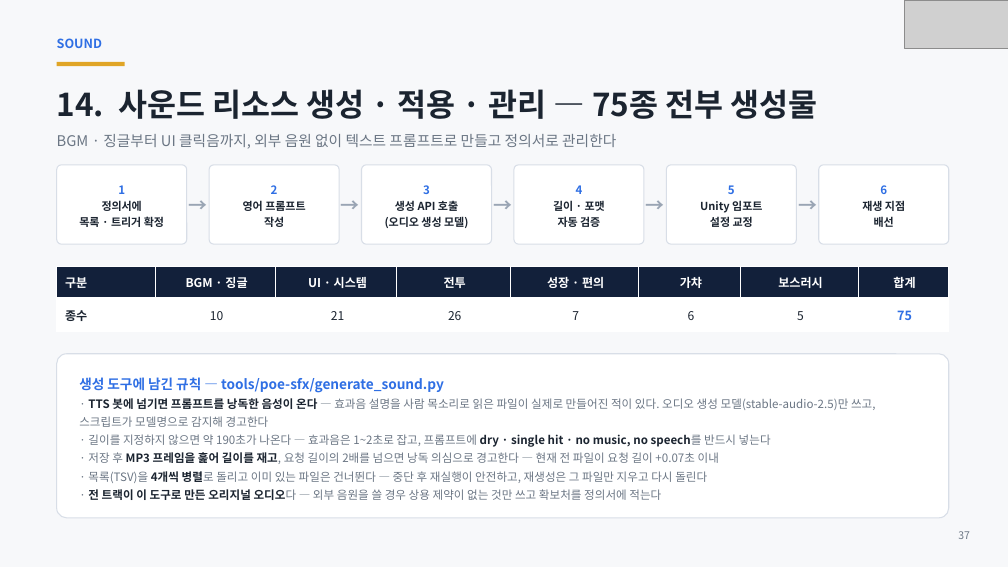
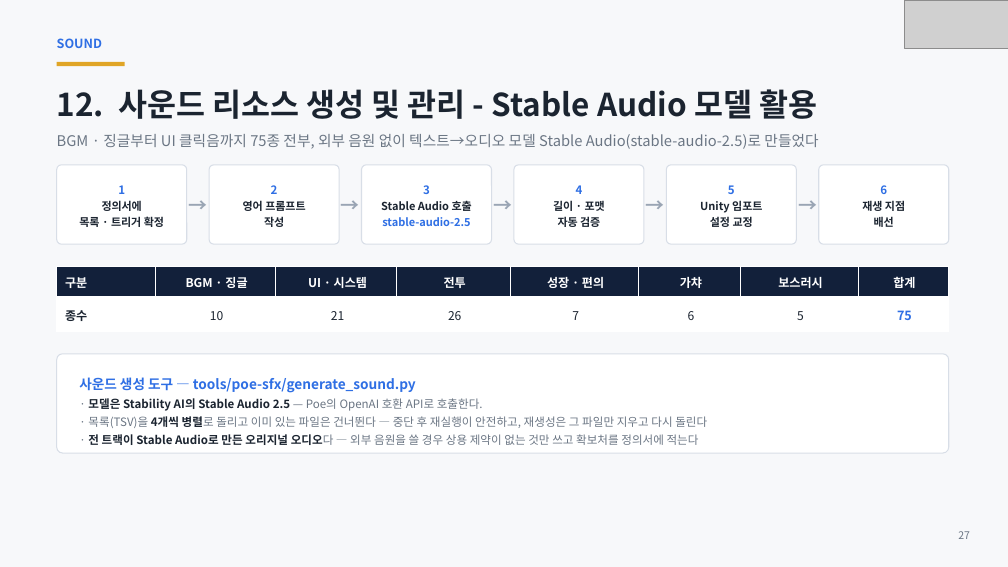
Before and after one commit to ks-wook/com2us-taskbar-hero, a slide deck: slide 27 of docs/com2us-taskbar-hero-발표자료.pptx (slide 37 before the commit). Drawn at 1008x567 pixels with LibreOffice and Linux fonts; fonts in the diff are those of the drawing; grey boxes stand for pictures. Boxes give left, top, right and bottom in pixels: in the first picture for what was removed or moved away, otherwise in the second. Text is boxed around its words. In the diff, an @@ line names an element or a change of style, - is before the commit and + after.

```diff
--- a/docs/com2us-taskbar-hero-발표자료.pptx
+++ b/docs/com2us-taskbar-hero-발표자료.pptx
@@ text at (57, 89, 817, 119): text changed @@
-14. 사운드 리소스 생성 · 적용 · 관리 — 75종 전부 생성물
+12. 사운드 리소스 생성 및 관리 - Stable Audio 모델 활용
@@ text at (57, 134, 818, 149): text changed @@
-BGM · 징글부터 UI 클릭음까지, 외부 음원 없이 텍스트 프롬프트로 만들고 정의서로 관리한다
+BGM · 징글부터 UI 클릭음까지 75종 전부, 외부 음원 없이 텍스트→오디오 모델 Stable Audio(stable-audio-2.5)로 만들었다
@@ text in rounded rectangle at (381, 200, 472, 226): text changed; text colour #1B2430 to #2F6FE4 @@
-생성 API 호출
-(오디오 생성 모델)
+Stable Audio 호출
+stable-audio-2.5
@@ table: place and size @@
-table at (57, 266, 949, 331)
+table at (57, 266, 949, 514)
@@ rounded rectangle: place and size @@
-rounded rectangle at (57, 354, 949, 518)
+rounded rectangle at (57, 354, 949, 453)
@@ text at (79, 377, 483, 411): text changed; text colour #6B7684 to #2F6FE4; bold on @@
-생성 도구에 남긴 규칙 — tools/poe-sfx/generate_sound.py
-· TTS 봇에 넘기면 프롬프트를 낭독한 음성이 온다 — 효과음 설명을 사람 목소리로 읽은 파일이 실제로 만들어진 적이 있다. 오디오 생성 모델(stable-audio-2.5)만 쓰고, 스크립트가 모델명으로 감지해 경고한다
-· 길이를 지정하지 않으면 약 190초가 나온다 — 효과음은 1~2초로 잡고, 프롬프트에 dry · single hit · no music, no speech를 반드시 넣는다
-· 저장 후 MP3 프레임을 훑어 길이를 재고, 요청 길이의 2배를 넘으면 낭독 의심으로 경고한다 — 현재 전 파일이 요청 길이 +0.07초 이내
+사운드 생성 도구 — tools/poe-sfx/generate_sound.py
+· 모델은 Stability AI의 Stable Audio 2.5 — Poe의 OpenAI 호환 API로 호출한다.
@@ text at (88, 434, 699, 445): text changed @@
-· 전 트랙이 이 도구로 만든 오리지널 오디오다 — 외부 음원을 쓸 경우 상용 제약이 없는 것만 쓰고 확보처를 정의서에 적는다
+· 전 트랙이 Stable Audio로 만든 오리지널 오디오다 — 외부 음원을 쓸 경우 상용 제약이 없는 것만 쓰고 확보처를 정의서에 적는다
```
Also in this commit, not shown: 35 other slides changed, 2 slides added, 4 slides removed, 1 other file.
